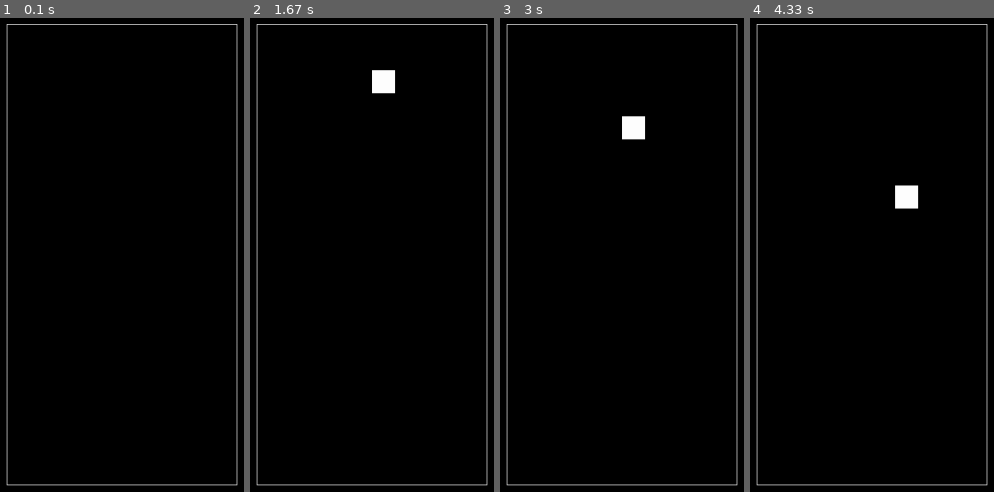
Above: before the commit, frames 1-4 (left to right).
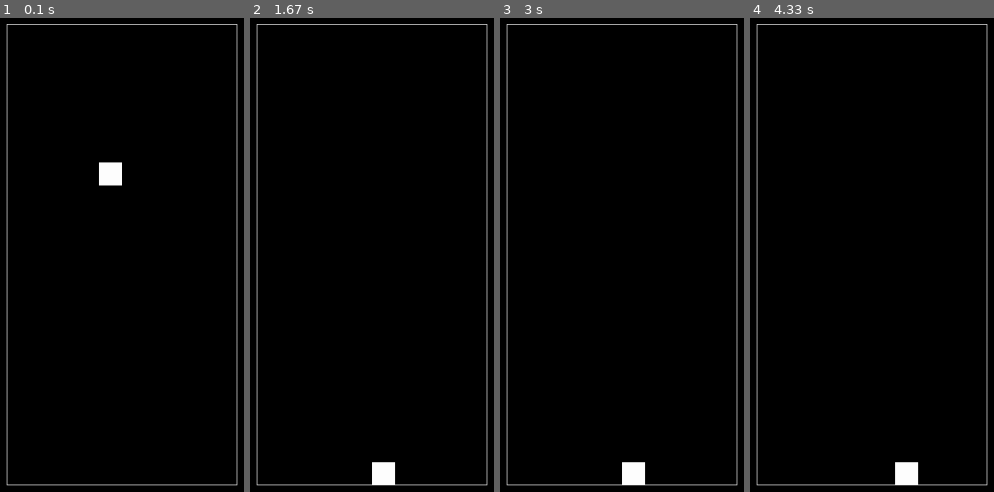
Above: after the commit, the same moments.

Repository: funa4i/pygame_tetris
Game: pygame game, started from main.py
Same seed, same stepped clock (60 frames per second), same inputs: the game is played once before the commit and once after it.
Inputs:
- Up to frame 1 (0.1 s): no input
- Up to frame 2 (1.67 s): hold D 0.33-0.8 s; hold D 0.83-1.3 s; hold A from 1.33 s (still down)
- Up to frame 3 (3 s): release A at 1.87 s; hold A 1.9-2.3 s; hold D 2.33-2.97 s
- Up to frame 4 (4.33 s): hold A 3-3.47 s; hold D 3.5-3.97 s; hold D from 4 s (still down)

The runs differ from the first frame. In frame 1, 0.5% of the frame differs, in the area x 40-50%, y 30-36%; in frame 2, 0.9%; in frame 3, 0.9%; in frame 4, 1.0%, in the area x 59-70%, y 35-99%.

Commit message:
normal_drop_nushen_fix

Diff:
--- a/main.py
+++ b/main.py
@@ -7,15 +7,15 @@
 y_col = 20
 fps = 60
 pos_y_global = 30
+flag = True
 
 
 class PlacePlay:
     def __init__(self):
         self.pole = np.zeros((20, 10), dtype=np.int16)
-        self.pos_y = pos_y_global
-        self.a = -1
-        self.b = 4
-        self.pos_x = 250 + (35 * self.b)
+        self.x = 4
+        self.y = 0
+
 
     def render(self):
         pygame.draw.rect(screen, (255, 255, 255),
@@ -24,22 +24,24 @@
             for j in range(10):
                 if self.pole[i][j] == 1:
                     pygame.draw.rect(screen, (255, 255, 255),
-                                    (self.pos_x, self.pos_y, 35, 35))
+                                     (250 + j * 35, 35 + i * 35, 35, 35))
 
 
-    def drop_item(self):
-        global pos_y_global, flag
-        if pos_y_global % 35 == 0:
-            if not flag:
-                self.pole[0][4] = 1
-            self.pos_y = pos_y_global
-            self.a += 1
-            self.pole[self.a][self.b] = 1
-            self.pole[self.a - 1][self.b] = 0
-            self.pole[self.a][self.b] = 0
-            self.b = (self.pos_x - 250) // 35
-            self.pole[self.a][self.b] = 1
-            print(self.a, self.b)
+    def spawn_figure(self, num=0):
+        global flag, pos_y_global
+        self.x = 4
+        self.y = -1
+        self.pole[self.y][self.x] = 1
+        flag = True
+        pos_y_global = 30
+
+    def drop_item(self, x_change=0, y_change=1):
+        self.pole[self.y][self.x] = 0
+        if self.y != 19:
+            self.y += y_change
+        self.x += x_change
+        self.pole[self.y][self.x] = 1
+
 
 
 
@@ -48,7 +50,6 @@
 clock = pygame.time.Clock()
 running = True
 play = PlacePlay()
-flag = True
 while running:
     for event in pygame.event.get():
         if event.type == pygame.QUIT:
@@ -56,27 +57,22 @@
         if event.type == pygame.KEYDOWN:
             if flag:
                 if event.key == pygame.K_a:
-                    if play.pos_x != 250:
-                        play.pos_x -= 35
+                    if play.x != 0:
+                        play.drop_item(-1, 0)
                 if event.key == pygame.K_d:
-                    if play.pos_x != 565:
-                        play.pos_x += 35
-                play.pole[play.a][play.b] = 1
-
-
-
+                    if play.x != 9:
+                        play.drop_item(1, 0)
     screen.fill((0, 0, 0))
     play.render()
     play.drop_item()
     pygame.display.flip()
     if pos_y_global < 720:
         pos_y_global += 100 // fps
+        if pos_y_global % 35 == 0:
+            play.drop_item(0, 1)
     else:
         flag = False
-        pos_y_global = 30
-        play.a = 0
-        play.b = 4
-        play.pos_x = 250 + (35 * play.b)
+        play.spawn_figure()
     clock.tick(fps)
 
     pygame.display.flip()
